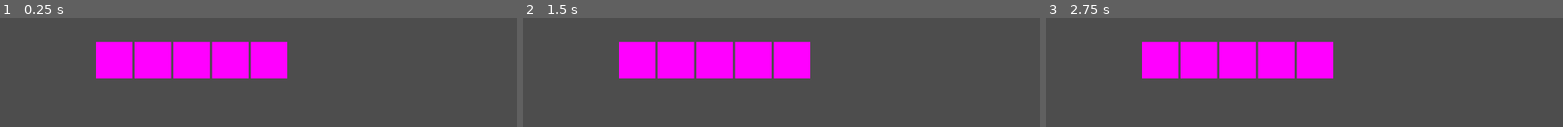
Above: before the commit, frames 1-3 (left to right).
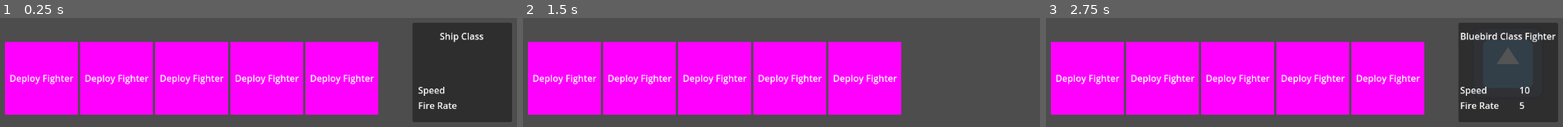
Above: after the commit, the same moments.

Repository: simonmnash/minimal-godot-card-drag
Game: Godot game, scene res://game.tscn
Two runs of this game, one before a commit and one after it. Both use one fixed random seed, a clock stepped at 60 frames per second and the inputs below.
Inputs (mouse positions are in pixels of both pictures, inside the frame that each line leads up to; where the layout moved, square brackets give the same spot in the first picture):
- Up to frame 1 (0.25 s): no input
- Up to frame 2 (1.5 s): click (564, 85) [636, 85] at 0.5 s; click (678, 85) at 1.27 s
- Up to frame 3 (2.75 s): click (1164, 85) at 2.02 s

The runs differ from the first frame. In frame 1, 54% of the frame differs, in the area x 0-100%, y 4-96%; in frame 2, 37%; in frame 3, 54%.

Commit message:
Added a model/view structure.

Diff:
--- /dev/null
+++ b/Data/Cards/deploy_fighter.tres
@@ -0,0 +1,9 @@
+[gd_resource type="Resource" script_class="CardData" load_steps=3 format=3 uid="uid://d3gphydi2kyex"]
+
+[ext_resource type="Script" path="res://Data/card_data.gd" id="1_q2y8o"]
+[ext_resource type="Resource" uid="uid://dlnll8t6gvok7" path="res://Data/Ships/bluebird.tres" id="2_jjou2"]
+
+[resource]
+script = ExtResource("1_q2y8o")
+ship = ExtResource("2_jjou2")
+card_name = "Deploy Fighter"
--- /dev/null
+++ b/Data/Ships/bluebird.tres
@@ -0,0 +1,11 @@
+[gd_resource type="Resource" script_class="ShipData" load_steps=3 format=3 uid="uid://dlnll8t6gvok7"]
+
+[ext_resource type="Script" path="res://Data/ship_data.gd" id="1_ggxgs"]
+[ext_resource type="Texture2D" uid="uid://cttkhudxa7vgc" path="res://icon.svg" id="2_vawvg"]
+
+[resource]
+script = ExtResource("1_ggxgs")
+ship_class = "Bluebird Class Fighter"
+speed = 10.0
+time_between_shots = 5
+texture = ExtResource("2_vawvg")
--- /dev/null
+++ b/Data/card_data.gd
@@ -0,0 +1,6 @@
+extends Resource
+
+class_name CardData
+
+@export var ship : ShipData
+@export var card_name : String
--- /dev/null
+++ b/Data/ship_data.gd
@@ -0,0 +1,7 @@
+extends Resource
+class_name  ShipData
+
+@export var ship_class : String
+@export var speed : float = 10.0
+@export var time_between_shots : int = 5
+@export var texture : Texture2D
--- /dev/null
+++ b/GlobalData.tscn
@@ -0,0 +1,6 @@
+[gd_scene load_steps=2 format=3 uid="uid://dsx48wevpjvmq"]
+
+[ext_resource type="Script" path="res://global_data.gd" id="1_s4ukx"]
+
+[node name="GlobalData" type="Node"]
+script = ExtResource("1_s4ukx")
--- /dev/null
+++ b/Views/ShipViews/ship_view_interface.gd
@@ -0,0 +1,9 @@
+extends MarginContainer
+
+var ship_data : ShipData :
+	set(v):
+		ship_data = v
+		%TextureRect.texture = ship_data.texture
+		%Speed.text = str(ship_data.speed)
+		%ShipClass.text = ship_data.ship_class
+		%FireRate.text = str(ship_data.time_between_shots)
--- /dev/null
+++ b/Views/ShipViews/ship_view_interface.tscn
@@ -0,0 +1,71 @@
+[gd_scene load_steps=2 format=3 uid="uid://c87wy1ycyowes"]
+
+[ext_resource type="Script" path="res://Views/ShipViews/ship_view_interface.gd" id="1_4a4y2"]
+
+[node name="ShipViewInterface" type="MarginContainer"]
+custom_minimum_size = Vector2(200, 200)
+anchors_preset = 3
+anchor_left = 1.0
+anchor_top = 1.0
+anchor_right = 1.0
+anchor_bottom = 1.0
+offset_left = -154.0
+offset_top = -145.0
+grow_horizontal = 0
+grow_vertical = 0
+script = ExtResource("1_4a4y2")
+
+[node name="PanelContainer" type="PanelContainer" parent="."]
+custom_minimum_size = Vector2(175, 175)
+layout_mode = 2
+size_flags_horizontal = 4
+size_flags_vertical = 4
+
+[node name="MarginContainer" type="MarginContainer" parent="PanelContainer"]
+custom_minimum_size = Vector2(150, 150)
+layout_mode = 2
+size_flags_horizontal = 4
+size_flags_vertical = 4
+
+[node name="ShipViewInterface" type="VBoxContainer" parent="PanelContainer/MarginContainer"]
+layout_mode = 2
+
+[node name="ShipClass" type="Label" parent="PanelContainer/MarginContainer/ShipViewInterface"]
+unique_name_in_owner = true
+layout_mode = 2
+text = "Ship Class"
+horizontal_alignment = 1
+
+[node name="TextureRect" type="TextureRect" parent="PanelContainer/MarginContainer/ShipViewInterface"]
+unique_name_in_owner = true
+modulate = Color(1, 1, 1, 0.180392)
+show_behind_parent = true
+custom_minimum_size = Vector2(64, 64)
+layout_mode = 2
+expand_mode = 1
+stretch_mode = 3
+
+[node name="HBoxContainer" type="HBoxContainer" parent="PanelContainer/MarginContainer/ShipViewInterface"]
+layout_mode = 2
+
+[node name="Label" type="Label" parent="PanelContainer/MarginContainer/ShipViewInterface/HBoxContainer"]
+custom_minimum_size = Vector2(100, 0)
+layout_mode = 2
+text = "Speed"
+
+[node name="Speed" type="Label" parent="PanelContainer/MarginContainer/ShipViewInterface/HBoxContainer"]
+unique_name_in_owner = true
+custom_minimum_size = Vector2(50, 0)
+layout_mode = 2
+
+[node name="HBoxContainer2" type="HBoxContainer" parent="PanelContainer/MarginContainer/ShipViewInterface"]
+layout_mode = 2
+
+[node name="Label" type="Label" parent="PanelContainer/MarginContainer/ShipViewInterface/HBoxContainer2"]
+custom_minimum_size = Vector2(100, 0)
+layout_mode = 2
+text = "Fire Rate"
+
+[node name="FireRate" type="Label" parent="PanelContainer/MarginContainer/ShipViewInterface/HBoxContainer2"]
+unique_name_in_owner = true
+layout_mode = 2
--- /dev/null
+++ b/Views/card.gd
@@ -0,0 +1,32 @@
+extends TextureButton
+
+class_name CardView
+
+var card_data : CardData :
+	set(value):
+		card_data = value
+		%CardName.text = card_data.card_name
+
+func _process(delta: float) -> void:
+	$Sprite2D.position = get_local_mouse_position()
+
+func _on_button_up() -> void:
+	self.self_modulate.a = 1.0
+	$Sprite2D.hide()
+	%CardData.show()
+
+func _on_button_down() -> void:
+	self.self_modulate.a = 0.0
+	$Sprite2D.show()
+	%CardData.hide()
+
+func _on_focus_entered() -> void:
+	GlobalData.emit_signal("focus_ship", card_data.ship)
+
+
+func _on_mouse_entered() -> void:
+	GlobalData.emit_signal("focus_ship", card_data.ship)
+
+
+func _on_mouse_exited() -> void:
+	GlobalData.emit_signal("focus_ship", null)
--- /dev/null
+++ b/Views/card.tscn
@@ -0,0 +1,46 @@
+[gd_scene load_steps=4 format=3 uid="uid://ch5p0ajdyw2lx"]
+
+[ext_resource type="Script" path="res://Views/card.gd" id="1_1x4t6"]
+
+[sub_resource type="PlaceholderTexture2D" id="PlaceholderTexture2D_6grwy"]
+size = Vector2(128, 128)
+
+[sub_resource type="PlaceholderTexture2D" id="PlaceholderTexture2D_kupx6"]
+size = Vector2(64, 64)
+
+[node name="Card" type="TextureButton"]
+texture_normal = SubResource("PlaceholderTexture2D_6grwy")
+script = ExtResource("1_1x4t6")
+
+[node name="Sprite2D" type="Sprite2D" parent="."]
+visible = false
+position = Vector2(32, 32)
+texture = SubResource("PlaceholderTexture2D_kupx6")
+
+[node name="CardData" type="MarginContainer" parent="."]
+unique_name_in_owner = true
+custom_minimum_size = Vector2(50, 50)
+layout_mode = 1
+anchors_preset = 8
+anchor_left = 0.5
+anchor_top = 0.5
+anchor_right = 0.5
+anchor_bottom = 0.5
+grow_horizontal = 2
+grow_vertical = 2
+mouse_filter = 2
+
+[node name="VBoxContainer" type="VBoxContainer" parent="CardData"]
+layout_mode = 2
+mouse_filter = 2
+
+[node name="CardName" type="Label" parent="CardData/VBoxContainer"]
+unique_name_in_owner = true
+layout_mode = 2
+text = "Card Name"
+
+[connection signal="button_down" from="." to="." method="_on_button_down"]
+[connection signal="button_up" from="." to="." method="_on_button_up"]
+[connection signal="focus_entered" from="." to="." method="_on_focus_entered"]
+[connection signal="mouse_entered" from="." to="." method="_on_mouse_entered"]
+[connection signal="mouse_exited" from="." to="." method="_on_mouse_exited"]
--- a/card.gd
+++ /dev/null
@@ -1,12 +0,0 @@
-extends TextureButton
-
-func _process(delta: float) -> void:
-	$Sprite2D.position = get_local_mouse_position()
-
-func _on_button_up() -> void:
-	self.self_modulate.a = 1.0
-	$Sprite2D.hide()
-
-func _on_button_down() -> void:
-	self.self_modulate.a = 0.0
-	$Sprite2D.show()
--- a/card.tscn
+++ /dev/null
@@ -1,21 +0,0 @@
-[gd_scene load_steps=4 format=3 uid="uid://ch5p0ajdyw2lx"]
-
-[ext_resource type="Script" path="res://card.gd" id="1_oakml"]
-
-[sub_resource type="PlaceholderTexture2D" id="PlaceholderTexture2D_7ohex"]
-size = Vector2(64, 64)
-
-[sub_resource type="PlaceholderTexture2D" id="PlaceholderTexture2D_kupx6"]
-size = Vector2(64, 64)
-
-[node name="Card" type="TextureButton"]
-texture_normal = SubResource("PlaceholderTexture2D_7ohex")
-script = ExtResource("1_oakml")
-
-[node name="Sprite2D" type="Sprite2D" parent="."]
-visible = false
-position = Vector2(32, 32)
-texture = SubResource("PlaceholderTexture2D_kupx6")
-
-[connection signal="button_down" from="." to="." method="_on_button_down"]
-[connection signal="button_up" from="." to="." method="_on_button_up"]
--- a/game.gd
+++ b/game.gd
@@ -1,9 +1,22 @@
 extends Control
 
+var card_scene : PackedScene = preload("res://Views/card.tscn")
 
-var card_scene : PackedScene = preload("res://card.tscn")
+var ship_context_data : ShipData :
+	set(v):
+		ship_context_data = v
+		if v != null:
+			$ShipContext.ship_data = v
+			$ShipContext.show()
+		else:
+			$ShipContext.hide()
+
+func focus_ship(s : ShipData):
+	ship_context_data = s
 
 func _ready() -> void:
 	for i in range(0, 5):
-		var c = card_scene.instantiate()
+		var c : CardView = card_scene.instantiate()
+		c.card_data = GlobalData.all_cards[0]
 		%Hand.add_child(c)
+	GlobalData.connect("focus_ship", focus_ship)
--- a/game.tscn
+++ b/game.tscn
@@ -1,6 +1,7 @@
-[gd_scene load_steps=2 format=3 uid="uid://cakfd4i43tg8x"]
+[gd_scene load_steps=3 format=3 uid="uid://cakfd4i43tg8x"]
 
 [ext_resource type="Script" path="res://game.gd" id="1_vu5va"]
+[ext_resource type="PackedScene" uid="uid://c87wy1ycyowes" path="res://Views/ShipViews/ship_view_interface.tscn" id="2_6coea"]
 
 [node name="Game" type="Control"]
 layout_mode = 3
@@ -22,3 +23,8 @@
 grow_horizontal = 2
 grow_vertical = 0
 alignment = 1
+
+[node name="ShipContext" parent="." instance=ExtResource("2_6coea")]
+unique_name_in_owner = true
+custom_minimum_size = Vector2(200, 200)
+layout_mode = 1
--- /dev/null
+++ b/global_data.gd
@@ -0,0 +1,27 @@
+extends Node
+
+signal focus_ship (s : ShipData)
+
+var all_cards : Array[CardData]
+
+func load_resource_folder(path='res://Data/Cards/') -> Array[CardData]:
+	var scene_loads : Array[CardData] = []
+	var dir = DirAccess.open(path)
+	if dir:
+		dir.list_dir_begin()
+		var file_name = dir.get_next()
+		while file_name != "":
+			if dir.current_is_dir():
+				print("Found directory: " + file_name)
+			else:
+				if file_name.get_extension() == "tres":
+					var full_path = path.path_join(file_name)
+					print(full_path)
+					scene_loads.append(load(full_path))
+			file_name = dir.get_next()
+	else:
+		print("An error occurred when trying to access the path.")
+	return scene_loads
+
+func _ready():
+	all_cards = load_resource_folder()
--- a/project.godot
+++ b/project.godot
@@ -15,6 +15,10 @@
 config/features=PackedStringArray("4.3", "GL Compatibility")
 config/icon="res://icon.svg"
 
+[autoload]
+
+GlobalData="*res://GlobalData.tscn"
+
 [rendering]
 
 renderer/rendering_method="gl_compatibility"
